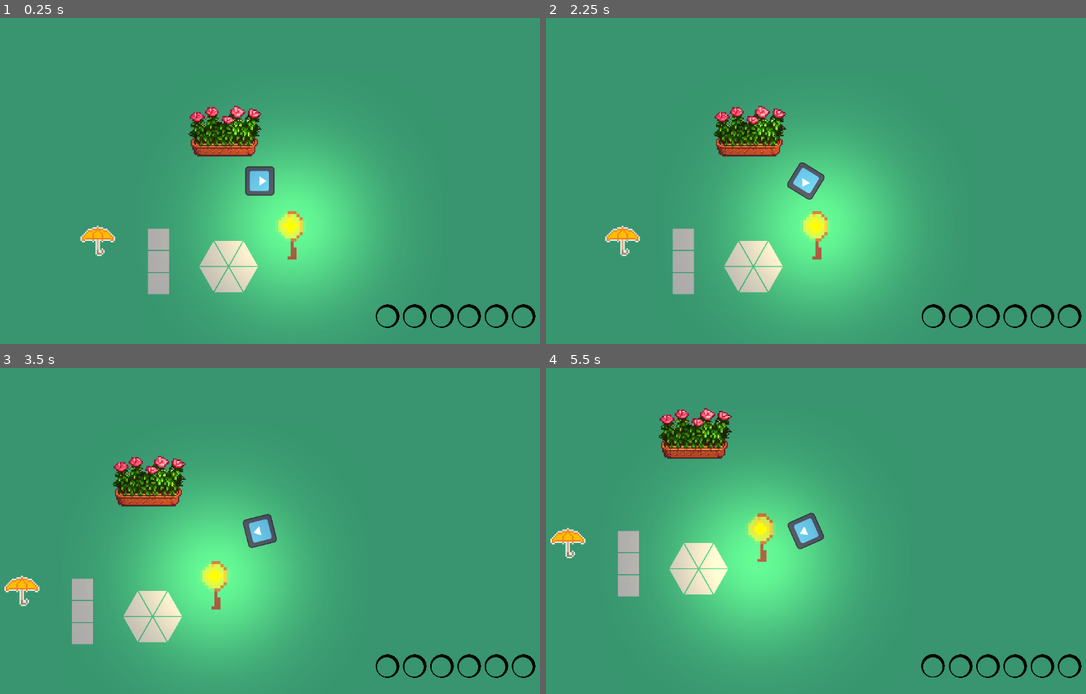
Above: before the commit, frames 1-4 (two rows, left to right).
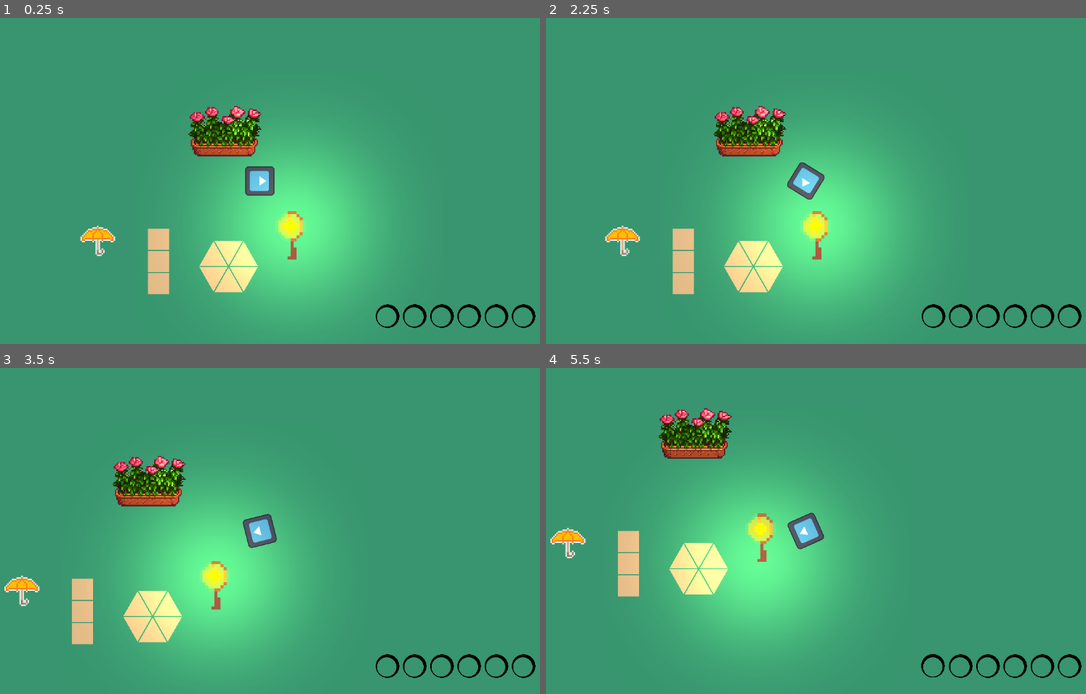
Above: after the commit, the same moments.

Repository: TheodoreVrel/DreamGarden
Game: Godot game, scene res://Scenes/GameManager/GameManager.tscn
Same seed, same stepped clock (60 frames per second), same inputs: the game is played once before the commit and once after it. The engine's default icon, where the game draws it, is replaced by a stand-in: a white triangle on a blue panel in a dark square.
Inputs (mouse positions are in pixels of both pictures, inside the frame that each line leads up to):
- Up to frame 1 (0.25 s): no input
- Up to frame 2 (2.25 s): drag from (789, 259) to (643, 239) at 0.52 s; tap Enter at 1.25 s; drag from (772, 249) to (778, 246) at 1.27 s; tap Space at 2 s; move the mouse to (762, 259) at 2.02 s; hold D (move_right) from 2.03 s (still down); tap Mouse wheel up (scroll_up) at 2.1 s; click (762, 259) at 2.17 s
- Up to frame 3 (3.5 s): release D (move_right) at 2.75 s; drag from (135, 625) to (21, 589) at 2.77 s
- Up to frame 4 (5.5 s): tap Enter at 3.5, 5 s; drag from (713, 625) to (567, 589) at 3.52 s; tap Space at 4.25 s; drag from (697, 635) to (567, 589) at 4.27 s; move the mouse to (627, 612) at 5.02 s; hold S (move_down) from 5.03 s (still down); tap Mouse wheel down (scroll_down) at 5.1 s; click (627, 612) at 5.17 s

The runs differ from the first frame. In frame 1, 2.0% of the frame differs, in the area x 27-48%, y 64-85%; in frame 2, 2.0%, in the area x 23-44%, y 64-85%; in frame 3, 1.9%; in frame 4, 2.0%.

Commit message:
very small changes to prepare for umbrella

Diff:
--- a/Scenes/InteractiveObject/Planting Zone/Square/planting_zone_square.tscn
+++ b/Scenes/InteractiveObject/Planting Zone/Square/planting_zone_square.tscn
@@ -23,6 +23,7 @@
 
 [node name="Polygon2D" type="Polygon2D" parent="."]
 z_index = -1
+color = Color(0.41, 0.29848, 0.2132, 1)
 polygon = PackedVector2Array(-3, -3, -3, 3, 3, 3, 3, -3)
 
 [node name="Markers" type="Node2D" parent="."]
--- a/Scenes/InteractiveObject/Planting Zone/planting_zone.gd
+++ b/Scenes/InteractiveObject/Planting Zone/planting_zone.gd
@@ -6,7 +6,8 @@
 @onready var growth_timer : Timer = find_child("GrowthTimer")
 @onready var area : Area2D = find_child("PlantingZone")
 
-var default_color: Color = Color.DARK_GRAY
+var default_color: Color = Color.BURLYWOOD
+var default_color_value : Color = Color(149, 111, 82) #modify value
 var hover_color: Color = Color.BISQUE
 var click_color: Color = Color.GOLD
 var sun_color: Color = Color.GOLD
@@ -37,7 +38,7 @@
 var sun_lamps_affecting : Array
 var umbrellas_affecting : Array
 #var in_the_sun: bool = false
-var water_level: int = 0
+var water_level: float = 0.0
 var water_needs: int = 1
 
 signal growth_end
